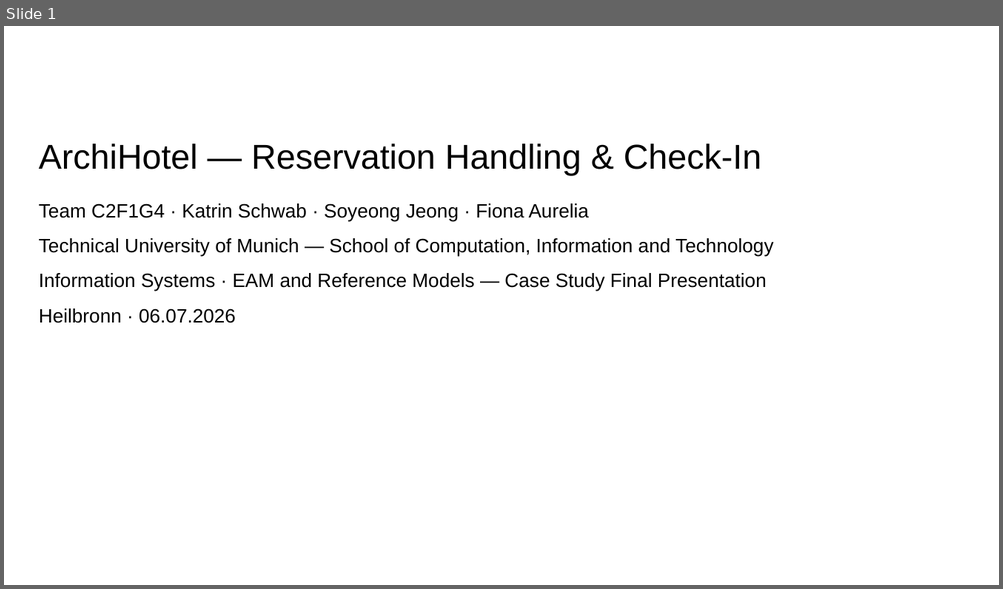
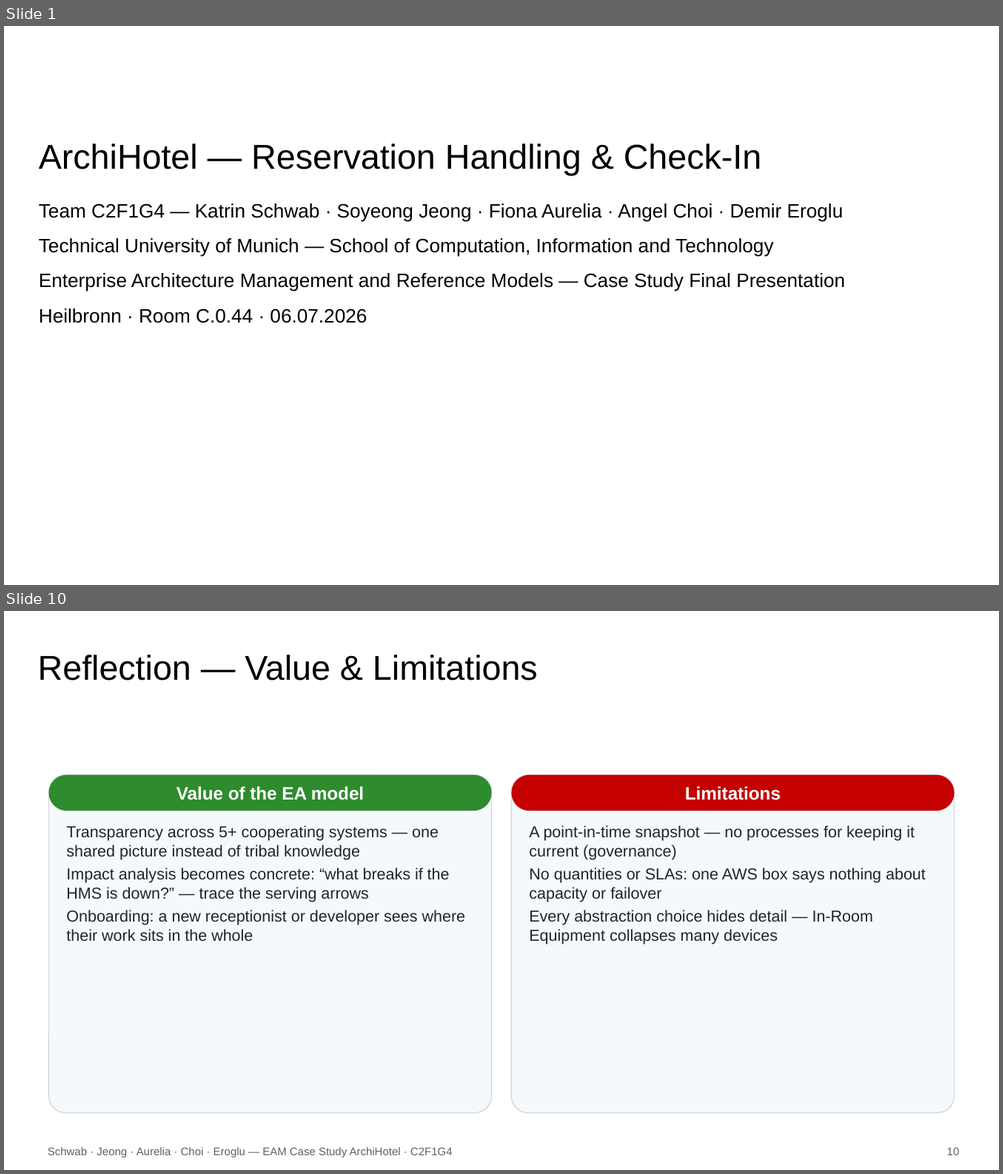
Before and after one commit to KatrinSchw/enterprise-architecture-model, a slide deck: slides/C2F1G4.pptx. Shown one above the other, each under a label of ours: slide 1 before the commit, slides 1 and 10 after it; the slides between them are not shown. The pictures are 1003x589 and 1003x1174 pixels, drawn with LibreOffice and Linux fonts; fonts in the diff are those of the drawing; background and template pictures are left out. Boxes give left, top, right and bottom in pixels: in the first picture for what was removed or moved away, otherwise in the second. Text is boxed around its words. In the diff, an @@ line names an element or a change of style, - is before the commit and + after.

```diff
--- a/slides/C2F1G4.pptx
+++ b/slides/C2F1G4.pptx
@@ slide 10 added at [4,611,999,1170], background #FFFFFF @@
@@ title added at [38,655,538,681], 25 pt, text #000000 @@
+Reflection — Value & Limitations
@@ rounded rectangle added at [48,775,492,1113], fill #F6F9FC, outline #D0D8DF 0.75 pt @@
@@ rounded rectangle added at [48,775,492,811], fill #2E8B2E, 13 pt, text #FFFFFF, bold @@
+Value of the EA model
@@ rounded rectangle added at [511,775,954,1113], fill #F6F9FC, outline #D0D8DF 0.75 pt @@
@@ rounded rectangle added at [511,775,954,811], fill #C40000, 13 pt, text #FFFFFF, bold @@
+Limitations
@@ text added at [66,826,466,941], 11.5 pt, text #20252A @@
+Transparency across 5+ cooperating systems — one shared picture instead of tribal knowledge
+Impact analysis becomes concrete: “what breaks if the HMS is down?” — trace the serving arrows
+Onboarding: a new receptionist or developer sees where their work sits in the whole
@@ text added at [529,826,925,945], 11.5 pt, text #20252A @@
+A point-in-time snapshot — no processes for keeping it current (governance)
+No quantities or SLAs: one AWS box says nothing about capacity or failover
+Every abstraction choice hides detail — In-Room Equipment collapses many devices
@@ text added at [48,1147,452,1158], 8 pt, text #606060 @@
+Schwab · Jeong · Aurelia · Choi · Eroglu — EAM Case Study ArchiHotel · C2F1G4
@@ text added at [947,1147,959,1156], 8 pt, text #606060 @@
+10
@@ slide 1 changed as well @@
@@ text at [39,204,843,222]: text changed @@
-Team C2F1G4 · Katrin Schwab · Soyeong Jeong · Fiona Aurelia
+Team C2F1G4 — Katrin Schwab · Soyeong Jeong · Fiona Aurelia · Angel Choi · Demir Eroglu
@@ text at [39,273,845,323]: text changed @@
-Information Systems · EAM and Reference Models — Case Study Final Presentation
-Heilbronn · 06.07.2026
+Enterprise Architecture Management and Reference Models — Case Study Final Presentation
+Heilbronn · Room C.0.44 · 06.07.2026
```
Also in this commit, not shown: 13 other slides added, 8 slides removed, 5 other files.
